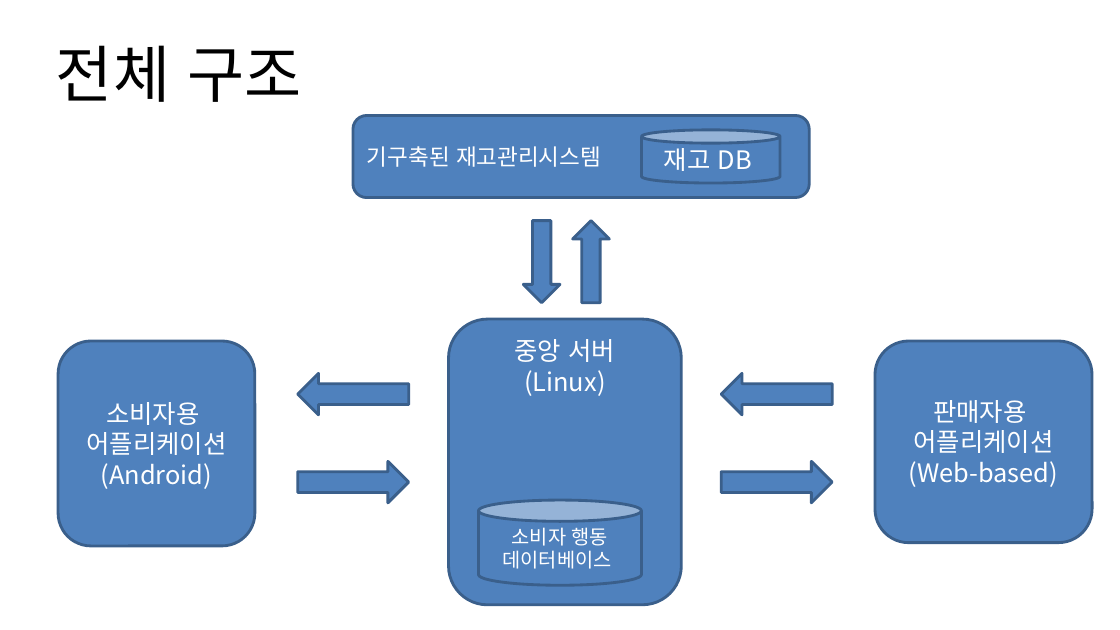
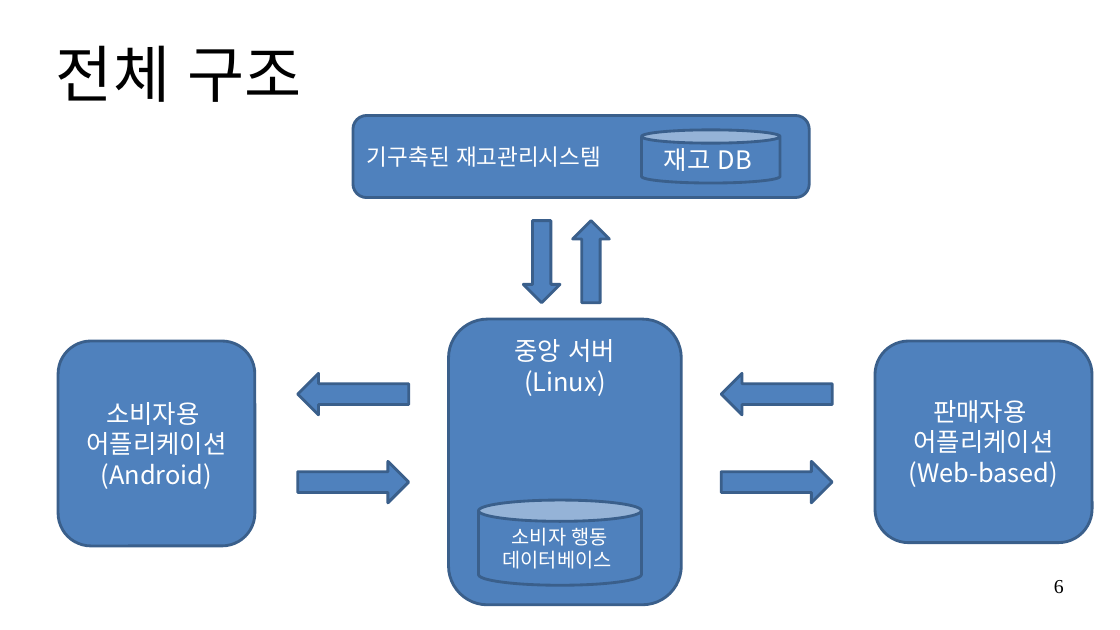
Before and after one commit to BerryWell/CapstoneDesign-2019-02, a slide deck: slide 6 of 제출자료/발표자료/발표 자료_3주차.pptx. Drawn at 1120x630 pixels with LibreOffice and Linux fonts; fonts in the diff are those of the drawing. Boxes give left, top, right and bottom in pixels: in the first picture for what was removed or moved away, otherwise in the second. Text is boxed around its words. In the diff, an @@ line names an element or a change of style, - is before the commit and + after.

```diff
--- a/제출자료/발표자료/발표 자료_3주차.pptx
+++ b/제출자료/발표자료/발표 자료_3주차.pptx
@@ page number added at (1054, 580, 1064, 594), 14 pt, text #000000 @@
+6
```
Also in this commit, not shown: 8 other slides changed.
